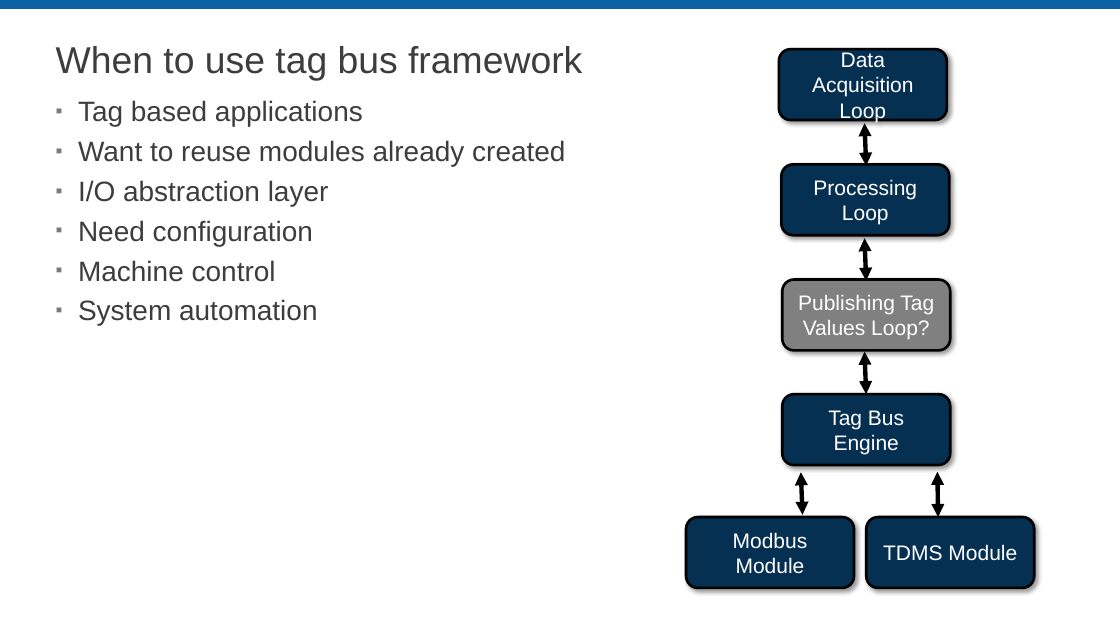
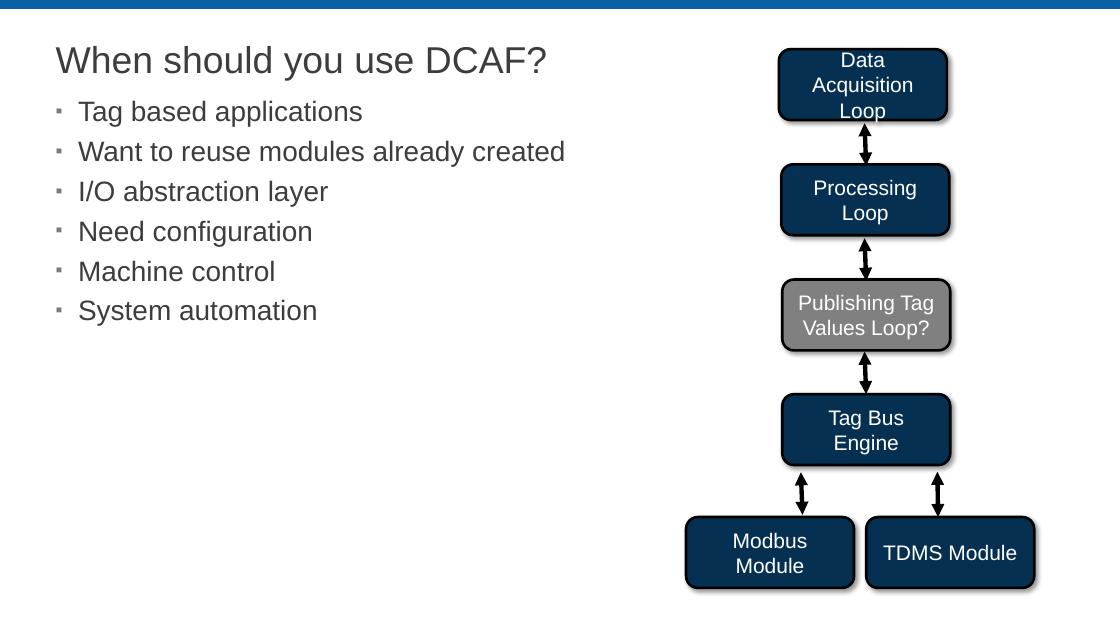
Before and after one commit to LabVIEW-DCAF/Documentation, a slide deck: slide 20 of Trunk/Presentations/A_Introduction to DCAF.pptx. Drawn at 1120x630 pixels with LibreOffice and Linux fonts; fonts in the diff are those of the drawing; background and template pictures are left out. Boxes give left, top, right and bottom in pixels: in the first picture for what was removed or moved away, otherwise in the second. Text is boxed around its words. In the diff, an @@ line names an element or a change of style, - is before the commit and + after.

```diff
--- a/Trunk/Presentations/A_Introduction to DCAF.pptx
+++ b/Trunk/Presentations/A_Introduction to DCAF.pptx
@@ title at (56,46,547,81): text changed @@
-When to use tag bus framework
+When should you use DCAF?
```
Also in this commit, not shown: 1 other slide changed, 1 other file.
